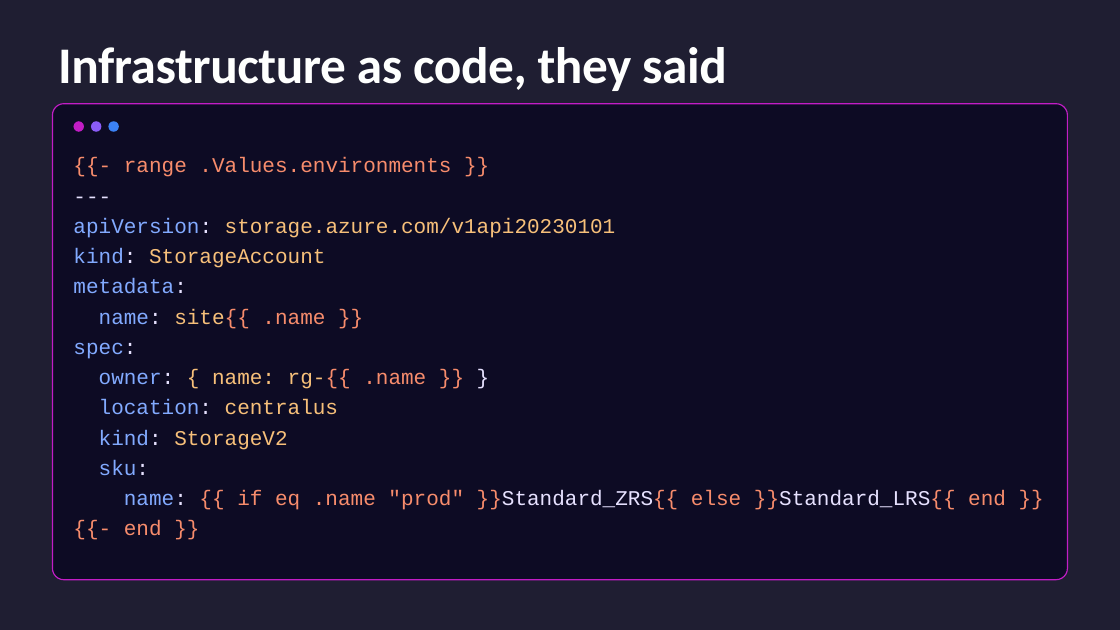
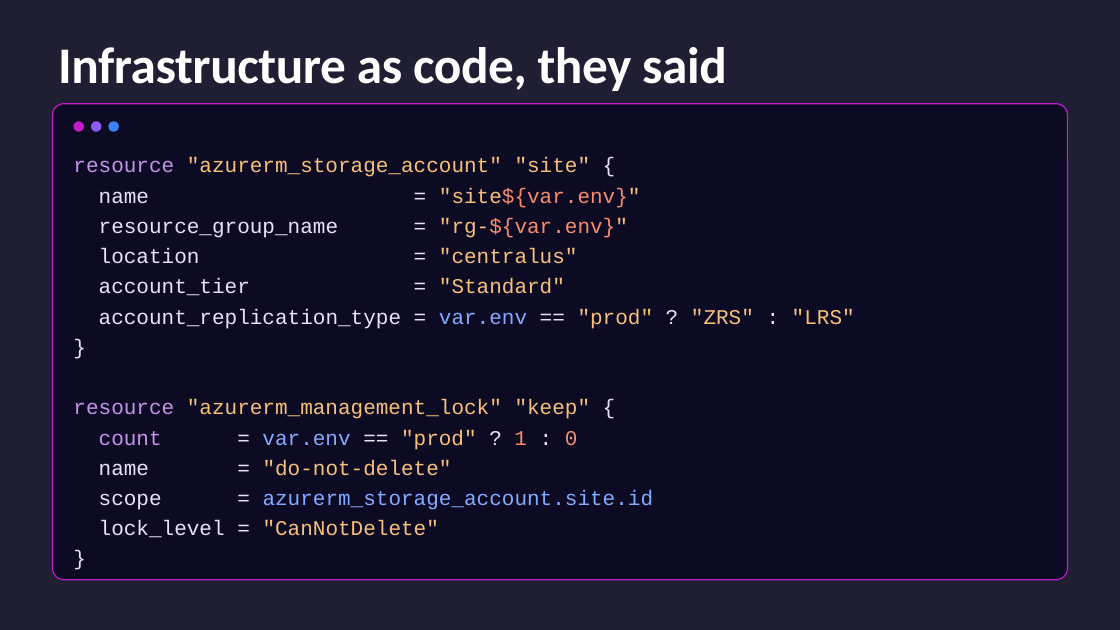
Before and after one commit to CamSoper/infrastructure-as-actual-code, a slide deck: slide 2 of slides/infrastructure-as-actual-code.pptx. Drawn at 1120x630 pixels with LibreOffice and Linux fonts; fonts in the diff are those of the drawing. Boxes give left, top, right and bottom in pixels: in the first picture for what was removed or moved away, otherwise in the second. Text is boxed around its words. In the diff, an @@ line names an element or a change of style, - is before the commit and + after.

```diff
--- a/slides/infrastructure-as-actual-code.pptx
+++ b/slides/infrastructure-as-actual-code.pptx
@@ text at [73, 158, 855, 538]: text changed; text colour #F78C6C to #F7C07A @@
-{{- range .Values.environments }}
----
-apiVersion: storage.azure.com/v1api20230101
-kind: StorageAccount
-metadata:
-name: site{{ .name }}
-spec:
-owner: { name: rg-{{ .name }} }
-location: centralus
-kind: StorageV2
-sku:
-name: {{ if eq .name "prod" }}Standard_ZRS{{ else }}Standard_LRS{{ end }}
-{{- end }}
+resource "azurerm_storage_account" "site" {
+name = "site${var.env}"
+resource_group_name = "rg-${var.env}"
+location = "centralus"
+account_tier = "Standard"
+account_replication_type = var.env == "prod" ? "ZRS" : "LRS"
+}
+resource "azurerm_management_lock" "keep" {
+count = var.env == "prod" ? 1 : 0
+name = "do-not-delete"
+scope = azurerm_storage_account.site.id
+lock_level = "CanNotDelete"
+}
```
Also in this commit, not shown: 3 other files.
